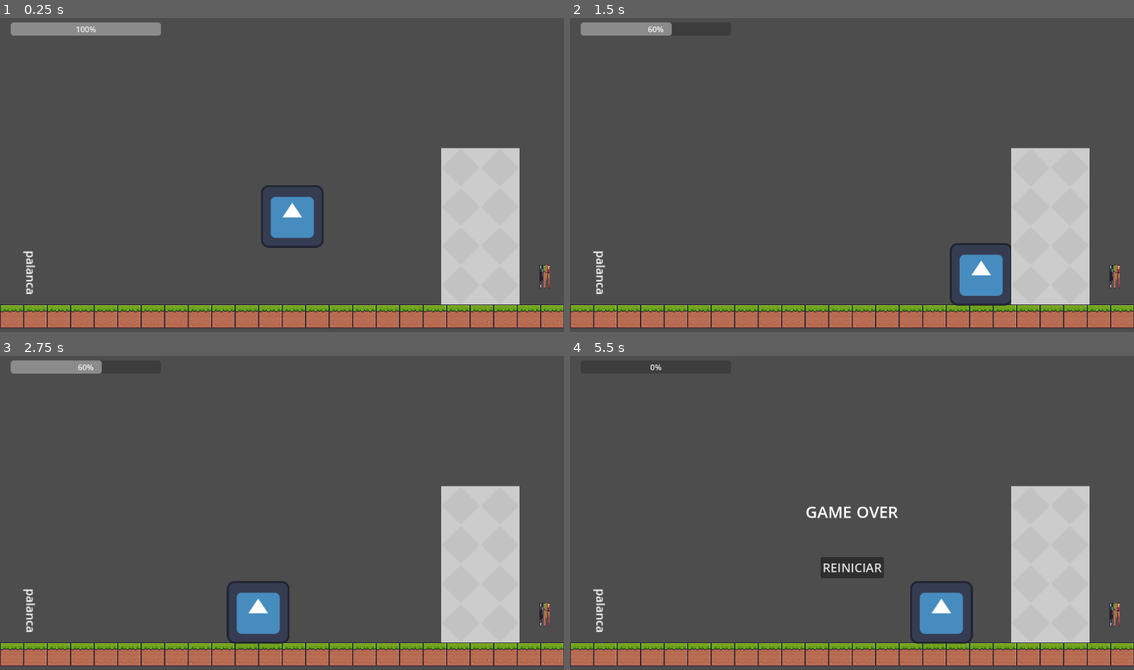
Above: before the commit, frames 1-4 (two rows, left to right).
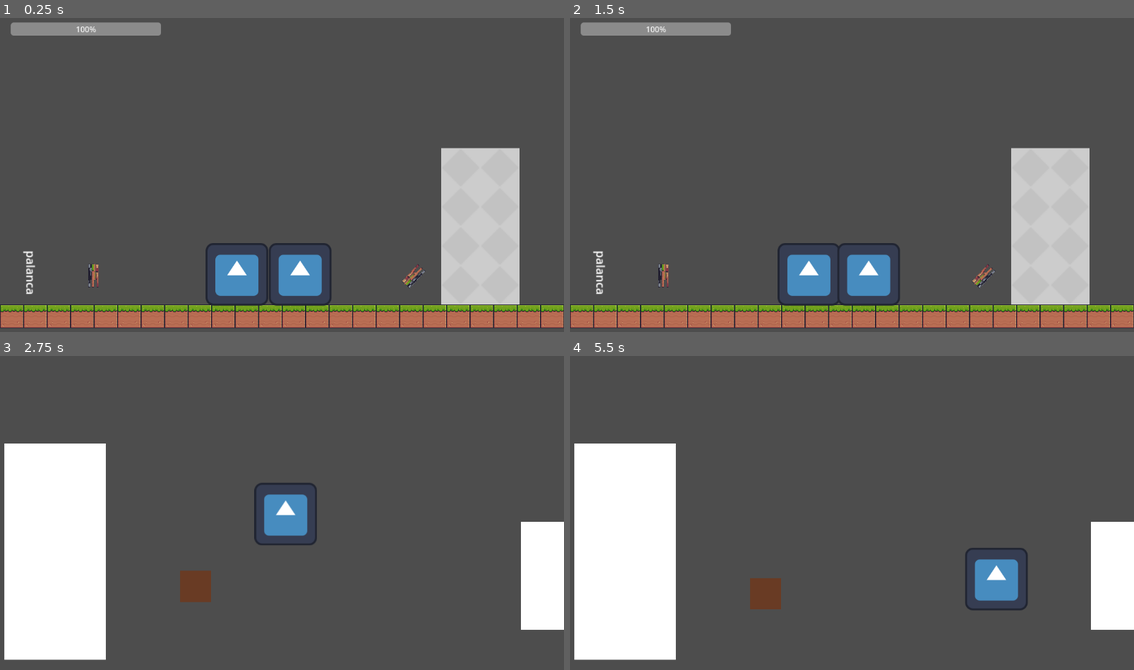
Above: after the commit, the same moments.

Repository: BrianGerardi/LaLuzYLaSombraGameJam
Game: Godot game, scene res://Escenas/nivel_probando_puertas.tscn
Same seed, same stepped clock (60 frames per second), same inputs: the game is played once before the commit and once after it. The project has no main scene, so this scene is started directly. The engine's default icon, where the game draws it, is replaced by a stand-in: a white triangle on a blue panel in a dark square.
Inputs:
- Up to frame 1 (0.25 s): no input
- Up to frame 2 (1.5 s): hold Shift (correr) 0.53-1.28 s; hold D (mover_derecha) from 0.53 s (still down); tap Space (saltar) at 0.77 s; tap F (accion) at 1.35 s
- Up to frame 3 (2.75 s): tap Space (saltar) at 1.52 s; tap Shift (correr) at 1.55 s; release D (mover_derecha) at 2.03 s; hold A (mover_izquierda) from 2.03 s (still down); hold Shift (correr) from 2.03 s (still down)
- Up to frame 4 (5.5 s): release A (mover_izquierda) at 2.78 s; release Shift (correr) at 2.78 s; hold D (mover_derecha) 2.78-4.28 s; tap Shift (correr) at 2.85, 4.35 s; tap Space (saltar) at 3.02, 3.77, 4.52 s; hold Shift (correr) 3.53-4.28 s; tap F (accion) at 3.6 s; hold A (mover_izquierda) 4.28-5.03 s; hold D (mover_derecha) from 5.03 s (still down); hold Shift (correr) from 5.03 s (still down)

The runs differ from the first frame. In frame 1, 4.1% of the frame differs, in the area x 15-98%, y 53-92%; in frame 2, 4.4%; in frame 3, 32%; in frame 4, 32%, in the area x 0-100%, y 2-99%.

Commit message:
escena ganar nivel completa
ahora si tiene los 2 areas una para sombra y otra para el player

para usar hay que poner la escena ganar nivel, arrastrar el nivel siguiente al inspector
despues manualmente colocar cada una de las areas donde correspondan y listortiiii

Diff:
--- a/Escenas/ganar_nivel.tscn
+++ b/Escenas/ganar_nivel.tscn
@@ -9,15 +9,33 @@
 [node name="GanarNivel" type="Node2D"]
 script = ExtResource("1_ex76w")
 
-[node name="Area2D" type="Area2D" parent="."]
+[node name="AreaPlayer" type="Node2D" parent="."]
 
-[node name="CollisionShape2D" type="CollisionShape2D" parent="Area2D"]
+[node name="Area2D" type="Area2D" parent="AreaPlayer"]
+
+[node name="CollisionShape2D" type="CollisionShape2D" parent="AreaPlayer/Area2D"]
 shape = SubResource("CircleShape2D_frtrm")
 
-[node name="Sprite2DGanar" type="Sprite2D" parent="."]
+[node name="Sprite2DGanar" type="Sprite2D" parent="AreaPlayer"]
 position = Vector2(0, -1)
 scale = Vector2(0.0820313, 1)
 texture = ExtResource("2_4c6sf")
 
-[connection signal="body_entered" from="Area2D" to="." method="_on_area_2d_body_entered"]
-[connection signal="body_exited" from="Area2D" to="." method="_on_area_2d_body_exited"]
+[node name="AreaSombra" type="Node2D" parent="."]
+position = Vector2(-141, 3)
+
+[node name="Sprite2DGanar" type="Sprite2D" parent="AreaSombra"]
+position = Vector2(0, -1)
+rotation = -2.39839
+scale = Vector2(0.0820313, 1)
+texture = ExtResource("2_4c6sf")
+
+[node name="Area2DSombra" type="Area2D" parent="AreaSombra"]
+
+[node name="CollisionShape2D" type="CollisionShape2D" parent="AreaSombra/Area2DSombra"]
+shape = SubResource("CircleShape2D_frtrm")
+
+[connection signal="body_entered" from="AreaPlayer/Area2D" to="." method="_on_area_2d_body_entered"]
+[connection signal="body_exited" from="AreaPlayer/Area2D" to="." method="_on_area_2d_body_exited"]
+[connection signal="body_entered" from="AreaSombra/Area2DSombra" to="." method="_on_area_2d_sombra_body_entered"]
+[connection signal="body_exited" from="AreaSombra/Area2DSombra" to="." method="_on_area_2d_sombra_body_exited"]
--- a/Escenas/nivel_probando_puertas.tscn
+++ b/Escenas/nivel_probando_puertas.tscn
@@ -7,7 +7,8 @@
 [ext_resource type="PackedScene" uid="uid://bff6wgjmhykwc" path="res://Escenas/palanca.tscn" id="5_octvd"]
 [ext_resource type="PackedScene" uid="uid://bgtx7w1m0of4y" path="res://Escenas/hud.tscn" id="6_pstot"]
 [ext_resource type="PackedScene" uid="uid://bxpxh2bravn23" path="res://Escenas/area_de_luz.tscn" id="7_vou6s"]
-[ext_resource type="PackedScene" uid="uid://cqwxfixfsgjln" path="res://Escenas/ganar_nivel.tscn" id="8_8v20e"]
+[ext_resource type="Script" uid="uid://c0f2yxntqtmvn" path="res://ganar_nivel.gd" id="8_yam7l"]
+[ext_resource type="PackedScene" uid="uid://c2d34n2113v01" path="res://Escenas/player_sombra.tscn" id="9_hce6t"]
 
 [sub_resource type="TileSetAtlasSource" id="TileSetAtlasSource_cchw8"]
 texture = ExtResource("1_k47dl")
@@ -119,6 +120,9 @@
 physics_layer_0/collision_layer = 1
 sources/0 = SubResource("TileSetAtlasSource_p481s")
 
+[sub_resource type="CircleShape2D" id="CircleShape2D_frtrm"]
+radius = 31.0
+
 [node name="Nivel_probando_puertas" type="Node2D"]
 
 [node name="CreadorDeMapas" type="Node2D" parent="."]
@@ -131,7 +135,7 @@
 tile_set = SubResource("TileSet_64ska")
 
 [node name="Player" parent="." instance=ExtResource("3_itfjs")]
-position = Vector2(597, 383)
+position = Vector2(484, 517)
 velocidad_de_movimiento = 300.0
 velocidad_de_correr = 500.0
 fuerza_de_salto = -600.0
@@ -151,6 +155,44 @@
 [node name="AreaDeLuz" parent="." instance=ExtResource("7_vou6s")]
 position = Vector2(773, 501)
 
-[node name="GanarNivel" parent="." instance=ExtResource("8_8v20e")]
+[node name="GanarNivel" type="Node2D" parent="."]
 position = Vector2(1113, 536)
+script = ExtResource("8_yam7l")
 siguiente_nivel = "uid://b565hncygpvmi"
+
+[node name="AreaPlayer" type="Node2D" parent="GanarNivel"]
+position = Vector2(-922, -2)
+
+[node name="Area2D" type="Area2D" parent="GanarNivel/AreaPlayer"]
+
+[node name="CollisionShape2D" type="CollisionShape2D" parent="GanarNivel/AreaPlayer/Area2D"]
+shape = SubResource("CircleShape2D_frtrm")
+
+[node name="Sprite2DGanar" type="Sprite2D" parent="GanarNivel/AreaPlayer"]
+position = Vector2(0, -1)
+scale = Vector2(0.0820313, 1)
+texture = ExtResource("2_itfjs")
+
+[node name="AreaSombra" type="Node2D" parent="GanarNivel"]
+position = Vector2(-268, -1)
+
+[node name="Sprite2DGanar" type="Sprite2D" parent="GanarNivel/AreaSombra"]
+position = Vector2(0, -1)
+rotation = -2.39839
+scale = Vector2(0.0820313, 1)
+texture = ExtResource("2_itfjs")
+
+[node name="Area2DSombra" type="Area2D" parent="GanarNivel/AreaSombra"]
+
+[node name="CollisionShape2D" type="CollisionShape2D" parent="GanarNivel/AreaSombra/Area2DSombra"]
+shape = SubResource("CircleShape2D_frtrm")
+
+[node name="Player_sombra" parent="." instance=ExtResource("9_hce6t")]
+position = Vector2(613, 514)
+velocidad_de_movimiento = 200.0
+velocidad_de_correr = 400.0
+
+[connection signal="body_entered" from="GanarNivel/AreaPlayer/Area2D" to="GanarNivel" method="_on_area_2d_body_entered"]
+[connection signal="body_exited" from="GanarNivel/AreaPlayer/Area2D" to="GanarNivel" method="_on_area_2d_body_exited"]
+[connection signal="body_entered" from="GanarNivel/AreaSombra/Area2DSombra" to="GanarNivel" method="_on_area_2d_sombra_body_entered"]
+[connection signal="body_exited" from="GanarNivel/AreaSombra/Area2DSombra" to="GanarNivel" method="_on_area_2d_sombra_body_exited"]
--- a/Escenas/player_sombra.tscn
+++ b/Escenas/player_sombra.tscn
@@ -6,7 +6,7 @@
 [sub_resource type="RectangleShape2D" id="RectangleShape2D_6njrx"]
 size = Vector2(122, 122)
 
-[node name="Player_sombra" type="CharacterBody2D" groups=["player_sombra"]]
+[node name="Player_sombra" type="CharacterBody2D" groups=["Player_sombra", "player_sombra"]]
 script = ExtResource("1_yfo70")
 
 [node name="CollisionShape2D" type="CollisionShape2D" parent="."]
--- a/ganar_nivel.gd
+++ b/ganar_nivel.gd
@@ -1,7 +1,8 @@
 extends Node2D
 
 @export_file("*.tscn") var siguiente_nivel : String
-
+var player_entro : bool = false
+var sombra_entro : bool = false
 #intrucciones para usar: Agregar la escena GanarNivel al nivel en desarrollo
 #click en el nodo y en el editor seleccionar la escena del nivel al que tiene que ir cuando ganas
 
@@ -14,15 +15,34 @@
 
 
 func _on_area_2d_body_entered(body: Node2D) -> void:
-	if body.is_in_group("Player") : #+ otra area de sombra
-		#+ la sombra... llegan al mismo tiempo
+	if body.is_in_group("Player") :
+		print("entro el player")
+		player_entro = true
+		cargar_nivel_nuevo() #como no se exactamente quien entra primero triggereo cuando entran ambos
+
+
+func cargar_nivel_nuevo():
+	if player_entro and sombra_entro:
 		Global.ganar_nivel.emit()
+		call_deferred("cambiar_escena")
+	else:
+		print("falta uno de los personajes en el area ganar")
+
+func cambiar_escena(): #esta esta porque sino no podia meter el call deferred y godot se quejaba
+	get_tree().change_scene_to_file(siguiente_nivel)
+
+func _on_area_2d_body_exited(body: Node2D) -> void:
+	if body.is_in_group("Player"):
+		player_entro = false
+
+
+func _on_area_2d_sombra_body_entered(body: Node2D) -> void: #solo sombra
+	if body.is_in_group("Player_sombra"):
+		print("entro la sombra")
+		sombra_entro = true
 		cargar_nivel_nuevo()
 
 
-func cargar_nivel_nuevo():
-	get_tree().change_scene_to_file(siguiente_nivel)
-
-
-func _on_area_2d_body_exited(body: Node2D) -> void:
-	pass # Replace with function body.
+func _on_area_2d_sombra_body_exited(body: Node2D) -> void:
+	if body.is_in_group("Player_sombra"):
+		sombra_entro = false
--- a/project.godot
+++ b/project.godot
@@ -23,7 +23,7 @@
 Luces=""
 Player=""
 Cajas=""
-player_sombra=""
+Player_sombra=""
 
 [input]
 
Not shown: 1 places in Escenas/nivel_probando_puertas.tscn that only renumber resources
